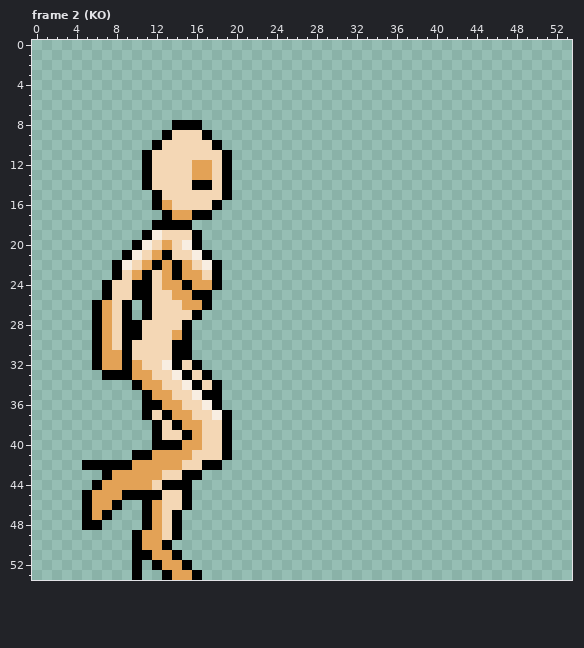
Two versions of one pixel-art file, Platformer/Assets/Images/Ase/HeroineKO.ase. The picture above is the old version.
54x54 pixels, 24 frames. Shown: frame 2 (KO). The commit also changed other frames, which this record leaves out.
After:
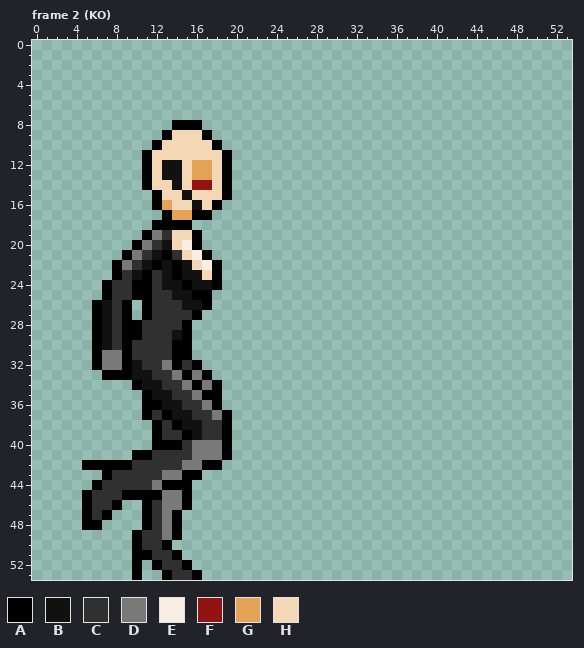
Palette (. is transparent): A #000000  B #111111  C #303030  D #797979  E #f8eee2  F #931313  G #e3a256  H #f4d7b5
The exact change:
layer "Outfits/Catsuit" now shown
layer "Faux" added
Frame 2 (KO), layers "Faux", "Outfits/Catsuit":
Colour B replaces colour G in row 20 at x 13; in row 21 at x 12; in row 22 at x 11, 13 and 15; in row 23 at x 10, 13 and 15 to 16; in row 24 at x 13 to 14 and 16 to 17; in row 25 at x 14 to 15.
Colour B replaces colour G in row 26 at x 7 and 15 to 16; in rows 27 to 28 at x 7; in row 29 at x 7 and 14; in row 30 at x 7; in row 32 at x 10; in row 33 at x 10 to 11.
Colour B replaces colour G in row 34 at x 11 to 12; in row 35 at x 12 to 13; in row 36 at x 13 to 14; in row 37 at x 14 to 15; in row 38 at x 15 to 16; in row 39 at x 16.
Colour B replaces colour H in rows 12 to 13 at x 13 to 14; in row 14 at x 14; in row 15 at x 15; in row 16 at x 16.
Colour C replaces colour G in row 40 at x 15; in row 41 at x 12 to 15; in row 42 at x 10 to 14; in row 43 at x 8 to 12; in row 44 at x 7 to 11; in row 45 at x 6 to 8.
Colour C replaces colour G in row 46 at x 6 to 7 and 12; in row 47 at x 6 and 12; in row 48 at x 12; in rows 49 to 50 at x 11 to 12; in row 51 at x 12 to 13; in row 52 at x 13 to 14.
Colour C replaces colour G in row 53 at x 14 to 15.
Colour C replaces colour H in row 19 at x 13; in row 20 at x 12; in row 21 at x 11 and 14; in row 22 at x 10; in row 23 at x 9 and 12; in row 24 at x 8 to 9 and 12.
Colour C replaces colour H in row 25 at x 8 to 9 and 12 to 13; in row 26 at x 8 and 12 to 14; in row 27 at x 8 and 12 to 15; in row 28 at x 8 and 11 to 14; in row 29 at x 8 and 11 to 13; in row 30 at x 8 and 10 to 13.
Colour C replaces colour H in row 31 at x 10 to 13; in row 32 at x 11 to 12 and 15; in row 33 at x 12 to 13; in row 34 at x 13 to 14; in row 35 at x 14 to 15; in row 36 at x 15 to 16.
Colour C replaces colour H in row 37 at x 12 and 16 to 17; in row 38 at x 13 and 17 to 18; in row 39 at x 13 to 14 and 17 to 18.
Colour D replaces colour E in row 19 at x 12; in row 20 at x 11; in row 21 at x 10; in row 22 at x 9; in row 32 at x 13; in row 33 at x 14.
Colour D replaces colour E in row 34 at x 15; in row 35 at x 16; in row 36 at x 17; in row 37 at x 18.
Colour D replaces colour G in rows 31 to 32 at x 7 to 8; in row 40 at x 16.
Colour D replaces colour H in row 33 at x 16; in row 34 at x 17; in row 40 at x 17 to 18; in row 41 at x 16 to 18; in row 42 at x 15 to 16; in row 43 at x 13 to 14.
Colour D replaces colour H in row 44 at x 12; in rows 45 to 46 at x 13 to 14; in rows 47 to 49 at x 13.
Colour F replaces colour A in row 14 at x 16 to 17.
Pixel boxes of the changes (left, top, right, bottom) in both pictures:
changed: (92, 160, 222, 580)
